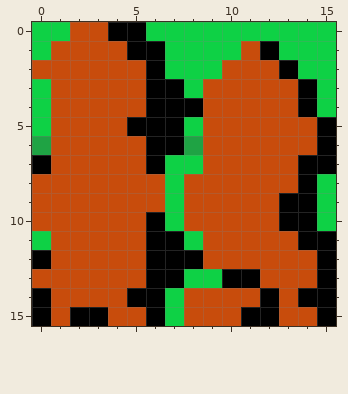
Pixel-art sprite -- models/map/7t.png. The first picture shows the starting point.
The file is 16x16 pixels.
Once edited:
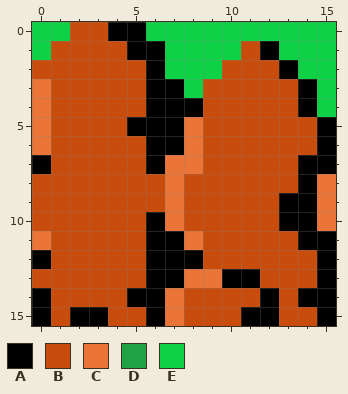
Palette (. is transparent): A #000000  B #c84c0c  C #eb7538  D #1fa344  E #0ed145
Changes in this commit:
{"y":3,"x":0,"old":"E","new":"C"}
{"y":4,"x":0,"old":"E","new":"C"}
{"y":5,"x":0,"old":"E","new":"C"}
{"y":5,"x":8,"old":"E","new":"C"}
{"y":6,"x":0,"old":"D","new":"C"}
{"y":6,"x":8,"old":"D","new":"C"}
{"y":7,"x":7,"old":"EE","new":"CC"}
{"y":8,"x":7,"old":"E","new":"C"}
{"y":8,"x":15,"old":"E","new":"C"}
{"y":9,"x":7,"old":"E","new":"C"}
{"y":9,"x":15,"old":"E","new":"C"}
{"y":10,"x":7,"old":"E","new":"C"}
{"y":10,"x":15,"old":"E","new":"C"}
{"y":11,"x":0,"old":"E","new":"C"}
{"y":11,"x":8,"old":"E","new":"C"}
{"y":13,"x":8,"old":"EE","new":"CC"}
{"y":14,"x":7,"old":"E","new":"C"}
{"y":15,"x":7,"old":"E","new":"C"}
